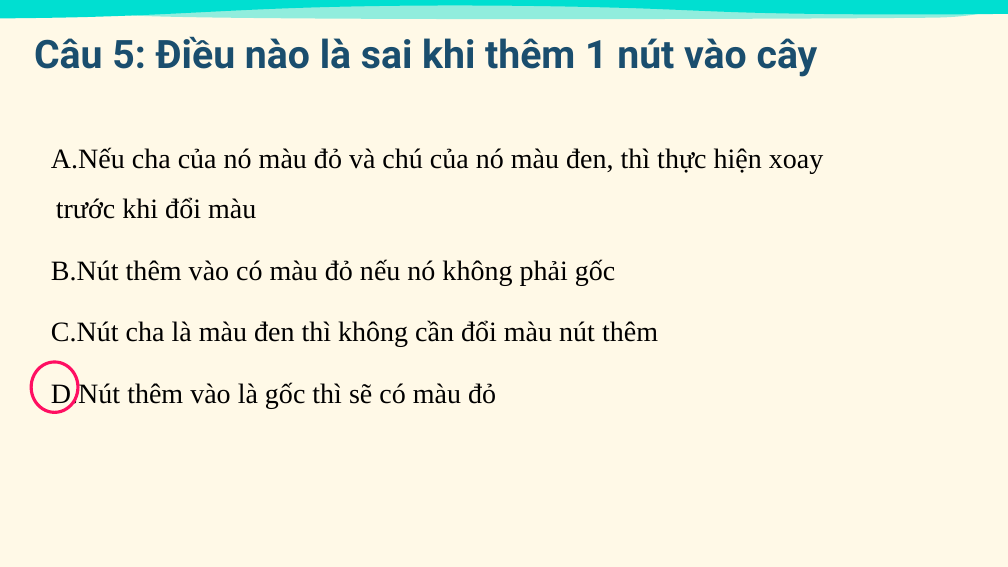
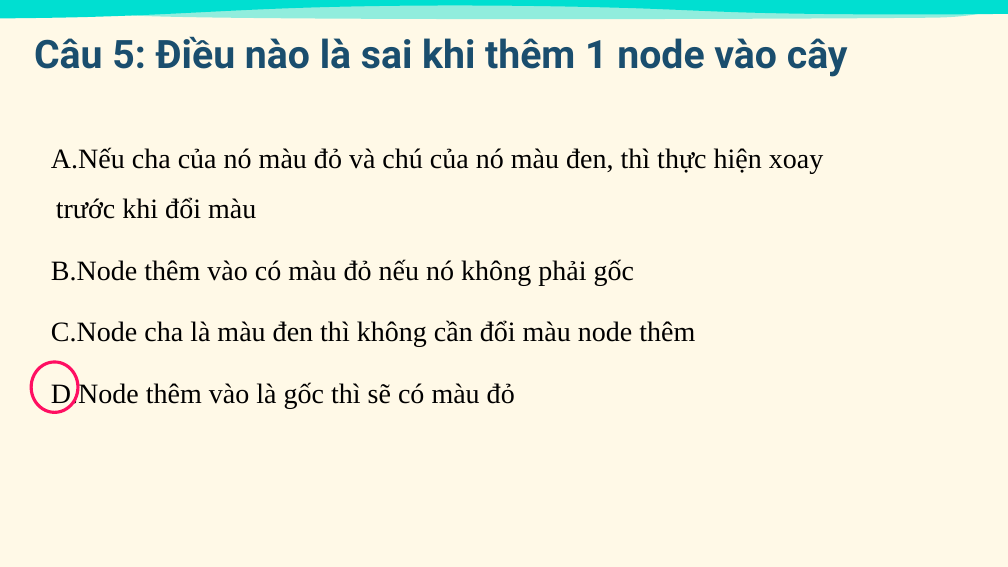
Before and after one commit to thinh-shito/Red-Black-Tree-Visualiztion, a slide deck: slide 6 of RBT_Quiz.pptx. Drawn at 1008x567 pixels with LibreOffice and Linux fonts; fonts in the diff are those of the drawing. Boxes give left, top, right and bottom in pixels: in the first picture for what was removed or moved away, otherwise in the second. Text is boxed around its words. In the diff, an @@ line names an element or a change of style, - is before the commit and + after.

```diff
--- a/RBT_Quiz.pptx
+++ b/RBT_Quiz.pptx
@@ text at box(34, 36, 848, 77): text changed @@
-Câu 5: Điều nào là sai khi thêm 1 nút vào cây
+Câu 5: Điều nào là sai khi thêm 1 node vào cây
@@ text at box(51, 259, 695, 408): text changed @@
-B. Nút thêm vào có màu đỏ nếu nó không phải gốc
-C. Nút cha là màu đen thì không cần đổi màu nút thêm
-D. Nút thêm vào là gốc thì sẽ có màu đỏ
+B. Node thêm vào có màu đỏ nếu nó không phải gốc
+C. Node cha là màu đen thì không cần đổi màu node thêm
+D. Node thêm vào là gốc thì sẽ có màu đỏ
```
Also in this commit, not shown: 14 other slides changed.
